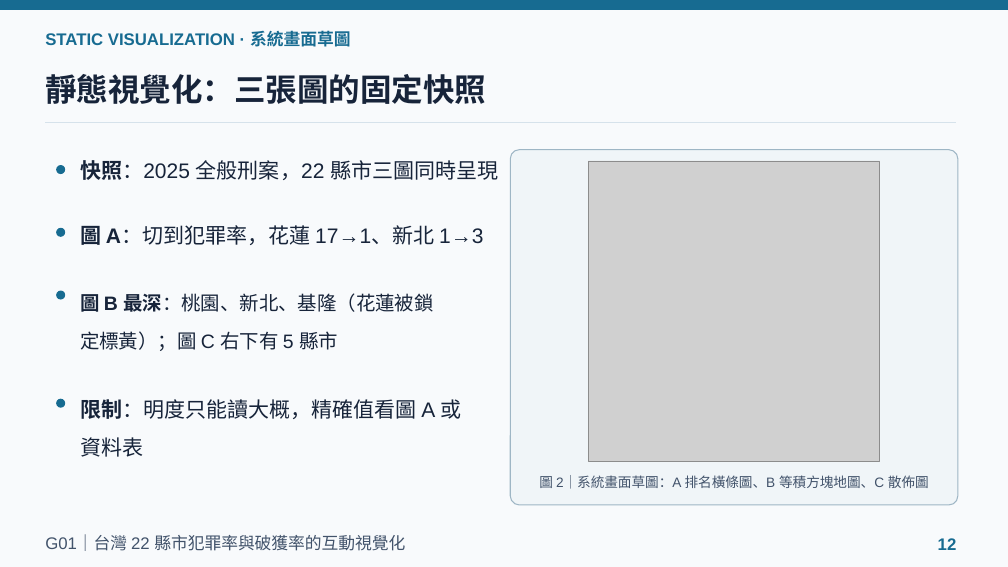
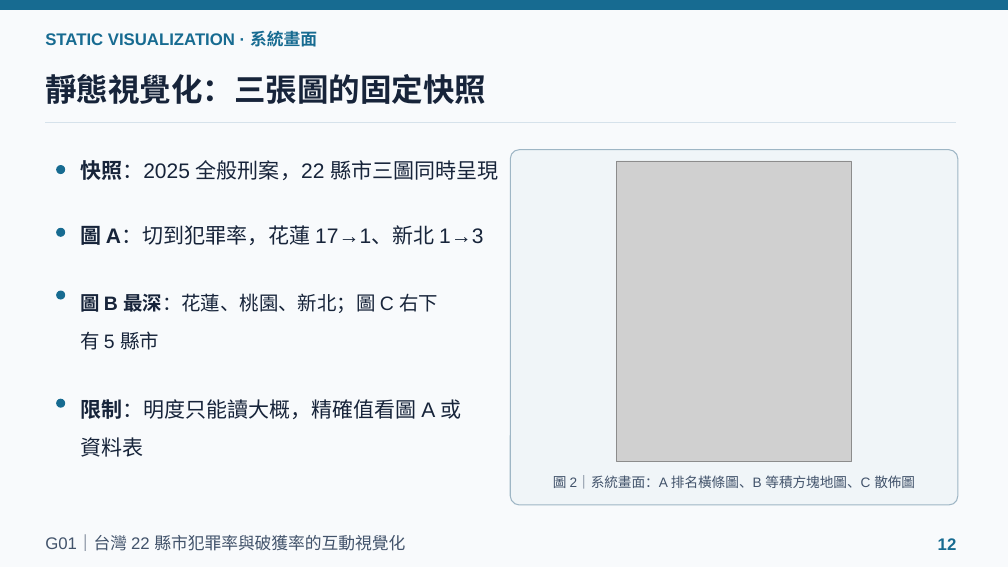
Before and after one commit to powerkaifu/taiwan-crime-rate-vis, a slide deck: slide 12 of docs/VIS_Final_Proposal_G01.pptx. Drawn at 1008x567 pixels with LibreOffice and Linux fonts; fonts in the diff are those of the drawing; grey boxes stand for pictures. Boxes give left, top, right and bottom in pixels: in the first picture for what was removed or moved away, otherwise in the second. Text is boxed around its words. In the diff, an @@ line names an element or a change of style, - is before the commit and + after.

```diff
--- a/docs/VIS_Final_Proposal_G01.pptx
+++ b/docs/VIS_Final_Proposal_G01.pptx
@@ text at (45, 28, 317, 50): text changed @@
-STATIC VISUALIZATION · 系統畫面草圖
+STATIC VISUALIZATION · 系統畫面
@@ picture: place and size @@
-picture at (588, 161, 880, 461)
+picture at (617, 161, 851, 461)
@@ text at (80, 290, 438, 350): text changed @@
-圖 B 最深：桃園、新北、基隆（花蓮被鎖定標黃）；圖 C 右下有 5 縣市
+圖 B 最深：花蓮、桃園、新北；圖 C 右下有 5 縣市
@@ text at (553, 475, 915, 489): text changed @@
-圖 2｜系統畫面草圖：A 排名橫條圖、B 等積方塊地圖、C 散佈圖
+圖 2｜系統畫面：A 排名橫條圖、B 等積方塊地圖、C 散佈圖
```
Also in this commit, not shown: 14 other slides changed, 1 slide added, 13 other files.
